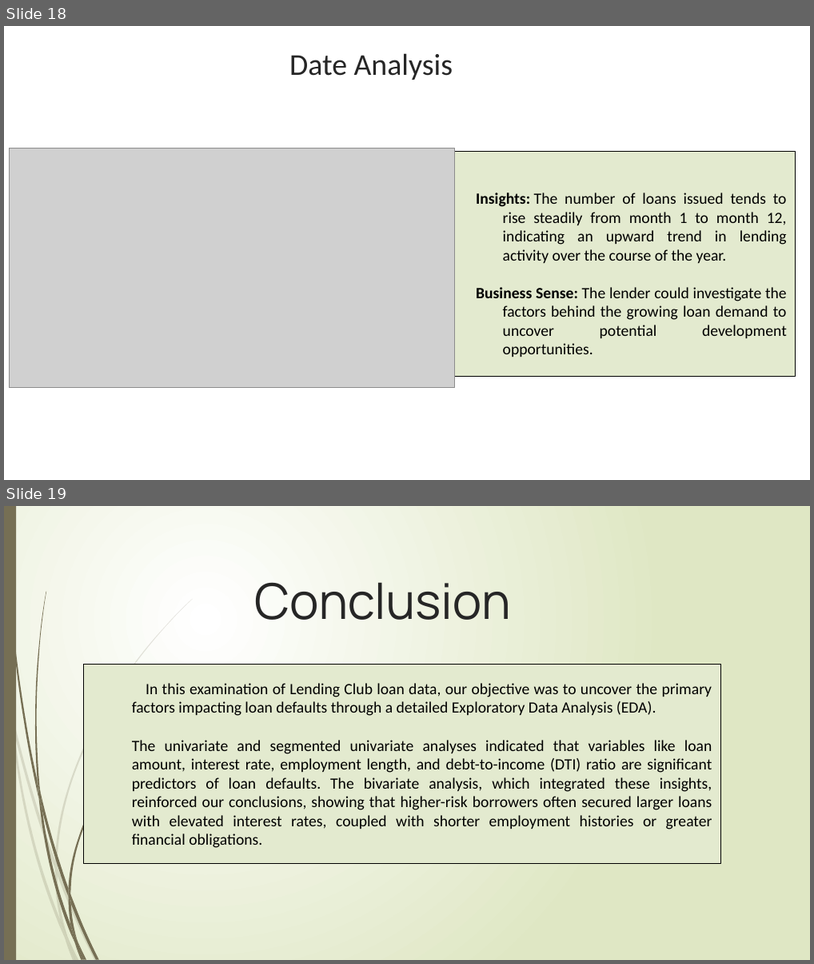
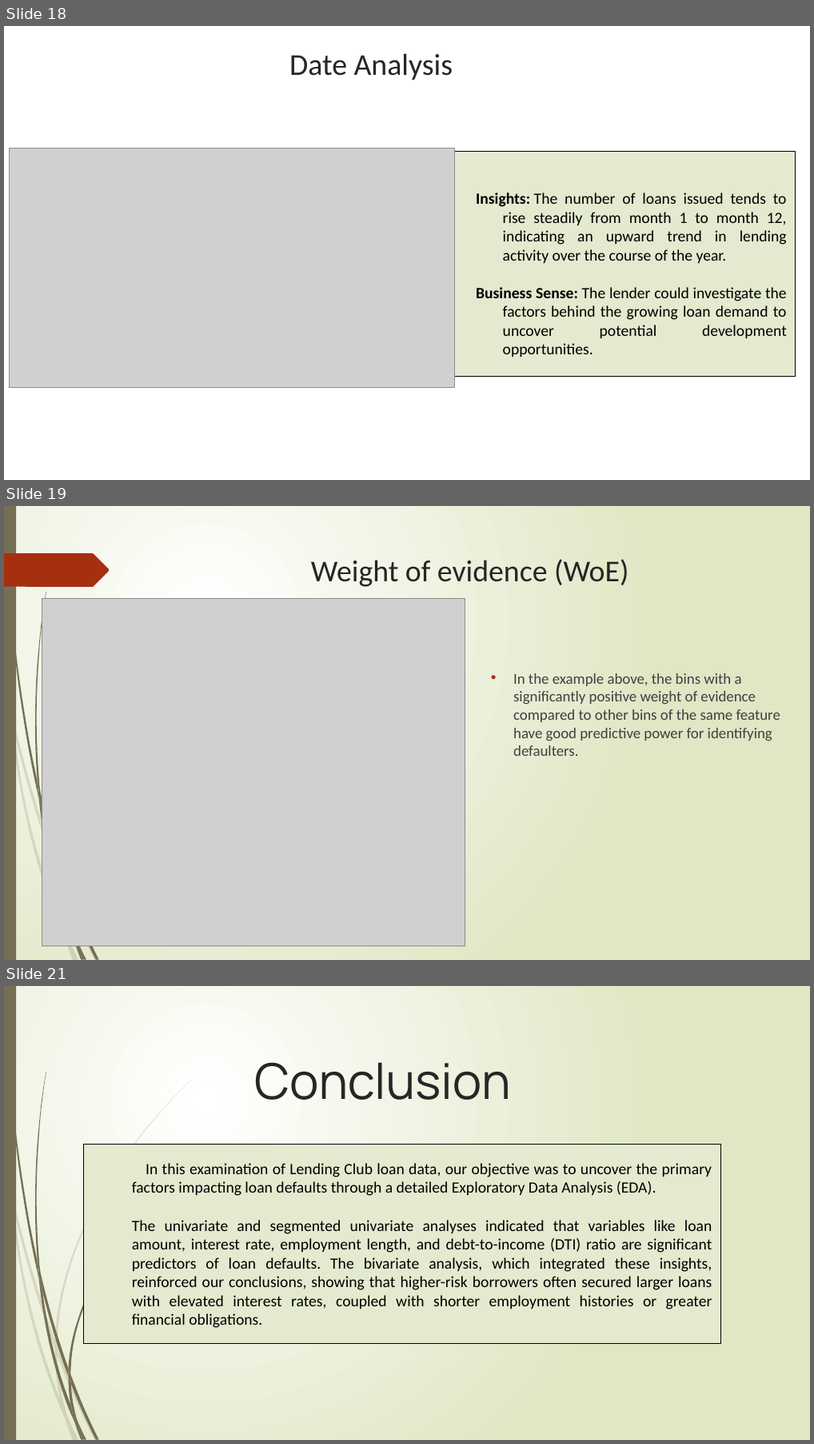
Before and after one commit to AmritaKaur1012/LendingClubCaseStudy, a slide deck: Amrita_Kaur_Lending_Club_Case_Study.pptx. Shown one above the other, each under a label of ours: slides 18 and 19 before the commit, slides 18, 19 and 21 after it; the slides between them are not shown. The pictures are 814x964 and 814x1444 pixels, drawn with LibreOffice and Linux fonts; fonts in the diff are those of the drawing; grey boxes stand for pictures. Boxes give left, top, right and bottom in pixels: in the first picture for what was removed or moved away, otherwise in the second. Text is boxed around its words. In the diff, an @@ line names an element or a change of style, - is before the commit and + after.

```diff
--- a/Amrita_Kaur_Lending_Club_Case_Study.pptx
+++ b/Amrita_Kaur_Lending_Club_Case_Study.pptx
@@ slide 19 added at box(4, 506, 810, 960), background gradient #FFFFFF to #DFE8C4; not listed: 18 template elements that a slide beside it also shows @@
@@ freeform shape added at box(4, 553, 109, 588), fill #A53010 @@
@@ title added at box(311, 559, 629, 587), 27 pt, text #262626 @@
+Weight of evidence (WoE)
@@ picture added at box(42, 598, 466, 945) @@
@@ text added at box(514, 673, 781, 756), 13.5 pt, text #404040 @@
+• In the example above, the bins with a significantly positive weight of evidence compared to other bins of the same feature have good predictive power for identifying defaulters.
@@ what was slide 19 is now slide 21 @@
```
Also in this commit, not shown: 1 other slide added.
